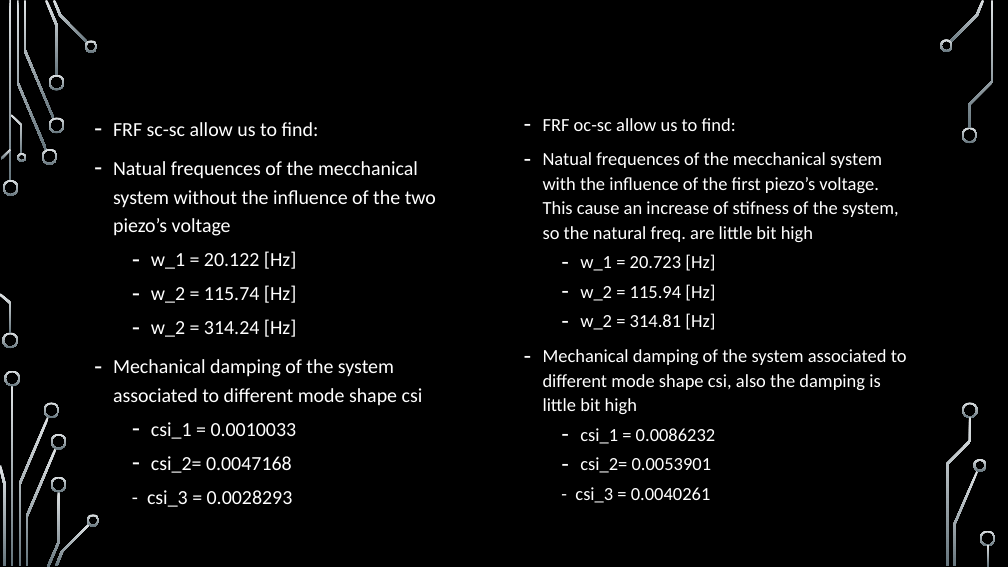
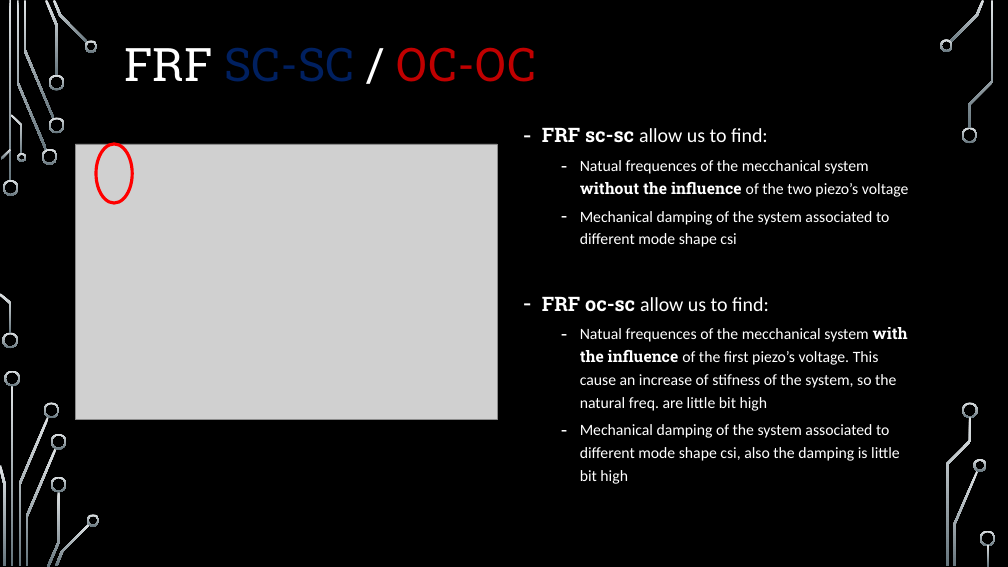
Before and after one commit to elchape99/SSCSA, a slide deck: slide 8 of presentazione_progetto.pptx (slide 7 before the commit). Drawn at 1008x567 pixels with LibreOffice and Linux fonts; fonts in the diff are those of the drawing; grey boxes stand for pictures; background and template pictures are left out. Boxes give left, top, right and bottom in pixels: in the first picture for what was removed or moved away, otherwise in the second. Text is boxed around its words. In the diff, an @@ line names an element or a change of style, - is before the commit and + after.

```diff
--- a/presentazione_progetto.pptx
+++ b/presentazione_progetto.pptx
@@ text "FRF sc-sc allow us to ...": place and size @@
-text "FRF sc-sc allow us to ..." at bbox=[543, 118, 907, 503]
+text "FRF sc-sc allow us to ..." at bbox=[542, 128, 909, 484]
@@ picture added at bbox=[76, 144, 498, 420] @@
@@ ellipse added at bbox=[96, 144, 132, 203], outline #FF0000 3 pt @@
@@ text removed at bbox=[113, 122, 436, 507] @@
-– FRF sc-sc allow us to find:
-– Natual frequences of the mecchanical system without the influence of the two piezo’s voltage
-  – w_1 = 20.122 [Hz]
-  – w_2 = 115.74 [Hz]
-  – w_2 = 314.24 [Hz]
-– Mechanical damping of the system associated to different mode shape csi
-  – csi_1 = 0.0010033
-  – csi_2= 0.0047168
-  - csi_3 = 0.0028293
@@ title added at bbox=[542, 127, 635, 312], 44 pt, text #002060 @@
+FRF SC-SC / OC-OC
@@ text at bbox=[580, 128, 909, 247]: paragraphs added @@
+– FRF sc-sc allow us to find:
+  – Natual frequences of the mecchanical system without the influence of the two piezo’s voltage
+  – Mechanical damping of the system associated to different mode shape csi
@@ text at bbox=[580, 254, 715, 330]: paragraphs removed @@
-  – w_1 = 20.723 [Hz]
-  – w_2 = 115.94 [Hz]
-  – w_2 = 314.81 [Hz]
@@ text at bbox=[542, 296, 908, 484]: size 17.6 to 19 pt in "FRF oc-sc allow us to find:"; font Calibri to Roboto Slab, bold on in "FRF oc-sc", "with the influence"; size 17.6 to 15 pt in "Natual frequences of the mecchanical system with ...", "Mechanical damping of the system associated to ..."; line spacing 1.1 to 1.2; list level 1 to 2 in "Natual frequences of the mecchanical ..."; list level 1 to 2 in "Mechanical damping of the system ..." @@
@@ text at bbox=[575, 428, 716, 503]: paragraphs removed @@
-  – csi_1 = 0.0086232
-  – csi_2= 0.0053901
-  - csi_3 = 0.0040261
```
Also in this commit, not shown: 4 other slides changed, 6 slides added, 2 slides removed, 11 other files.
